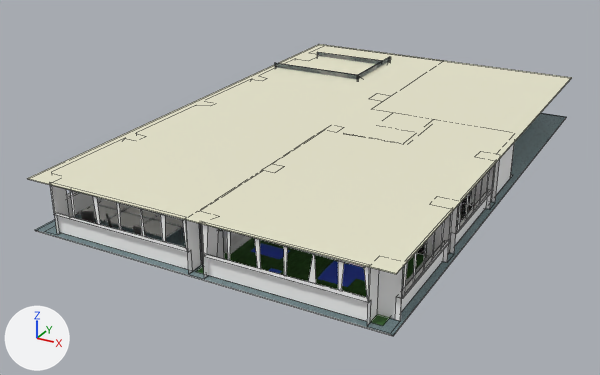
What one commit did to the OBJ model models/vrLabsModel/planta6.obj.
Before and after are seen from a camera (50 mm lens) standing at (9.99, -20.95, 9.42) and looking at (-0.92, -1.1, -0.5). The axes (+X, +Y, +Z) are drawn at lower left. The lights are the same throughout. Mesh edges are drawn as thin lines on the coarser meshes. Where no turn or scale is listed for an object, it has been applied to the vertices.

Names of what the first picture shows: 'Techo_Cube.029', 'banco_Cube.030', 'comunicacion_Cylinder.026', 'pared'.
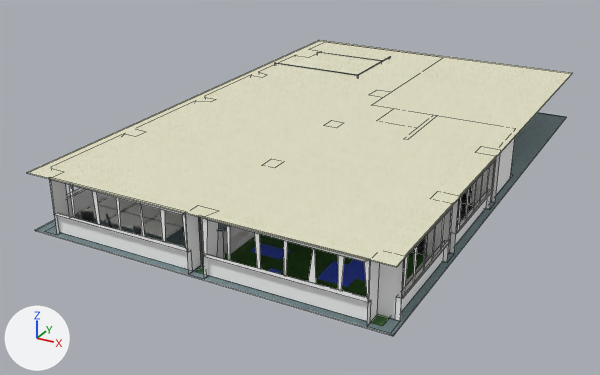
Location of each change, (x1, y1, x2, y2) in pixels of the pictures (600 x 375 px; the box of a moved part takes in the faces that stretch with it):
'Techo_Cube.029', reshaped: before (28, 44, 572, 274); after (27, 40, 573, 267)
'pared', mesh rescaled: before (35, 113, 567, 336); after (35, 57, 567, 336)
part 1 of me_pared, moved or reshaped: before (50, 144, 514, 326); after (49, 57, 515, 326)

The change, as a diff of the scene's bpy script:
```diff
--- a/models/vrLabsModel/planta6.obj.py
+++ b/models/vrLabsModel/planta6.obj.py
@@ me_pared @@
 me_pared.from_pydata(...)  # 443 vertices, 176 faces; spans x -4.9..4.8, y -7.7..7.7, z 0.0..1.4
 # used by ob_pared; location = (0.0, 0.0, 0.0)
+# me_pared part 1: the whole mesh is scaled about its middle by (1, 1, 1.1)
 me_pared.materials.append(mat_material_paredes_png)
@@ me_techo_cube_029 @@
 # used by ob_techo_cube_029; location = (0.0, 0.0, 0.0)
-me_techo_cube_029.from_pydata(...)  # 8 vertices, 6 faces; spans x -4.9..4.8, y -7.7..7.7, z 1.4
+me_techo_cube_029.from_pydata(...)  # 8 vertices, 5 faces; spans x -4.9..4.8, y -7.7..7.7, z 1.6
+# me_techo_cube_029 part 2: the whole mesh is rebuilt
 me_techo_cube_029.materials.append(mat_techomaterial)
```
